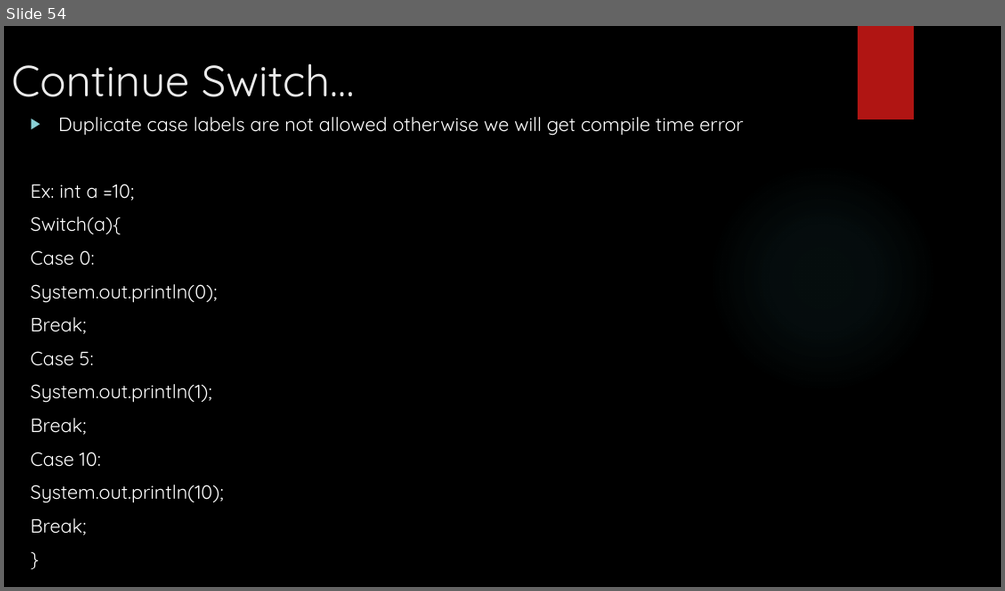
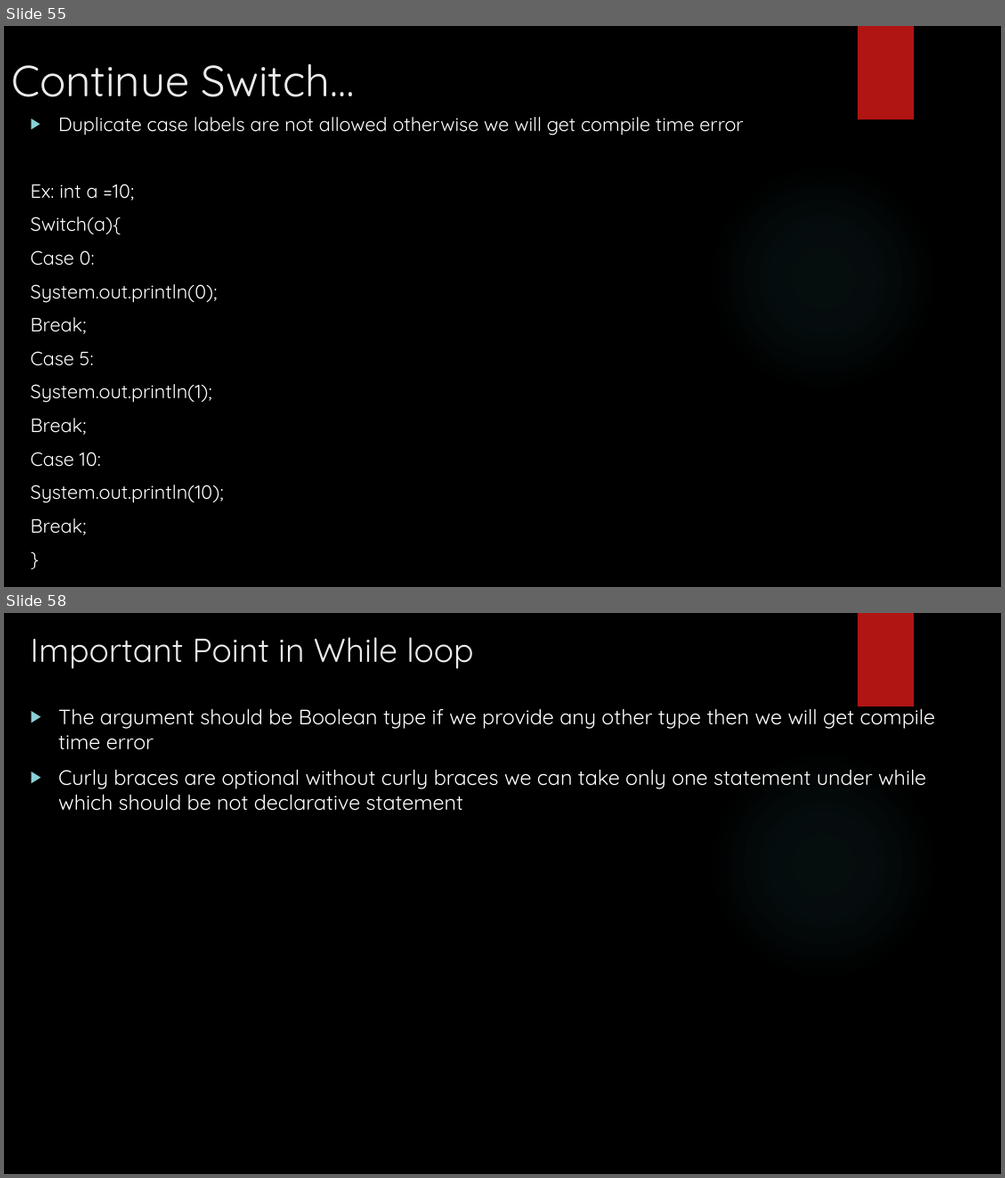
Before and after one commit to Vishalkr1091/JavaTrainingMaterial, a slide deck: Java Training - Sessions.pptx. Shown one above the other, each under a label of ours: slide 54 before the commit, slides 55 and 58 after it; the slides between them are not shown. The pictures are 1005x591 and 1005x1178 pixels, drawn with LibreOffice and Linux fonts; fonts in the diff are those of the drawing; background and template pictures are left out. Boxes give left, top, right and bottom in pixels: in the first picture for what was removed or moved away, otherwise in the second. Text is boxed around its words. In the diff, an @@ line names an element or a change of style, - is before the commit and + after.

```diff
--- a/Java Training - Sessions.pptx
+++ b/Java Training - Sessions.pptx
@@ slide 58 added at [4, 613, 1001, 1174], background picture (left out); not listed: 2 template elements that a slide beside it also shows @@
@@ title added at [31, 637, 473, 669], 32 pt, text #EBEBEB @@
+Important Point in While loop
@@ text added at [58, 703, 935, 811], 20 pt, text #FFFFFF @@
+▶ The argument should be Boolean type if we provide any other type then we will get compile time error
+▶ Curly braces are optional without curly braces we can take only one statement under while which should be not declarative statement
@@ what was slide 54 is now slide 55 @@
```
Also in this commit, not shown: 30 other slides added.
